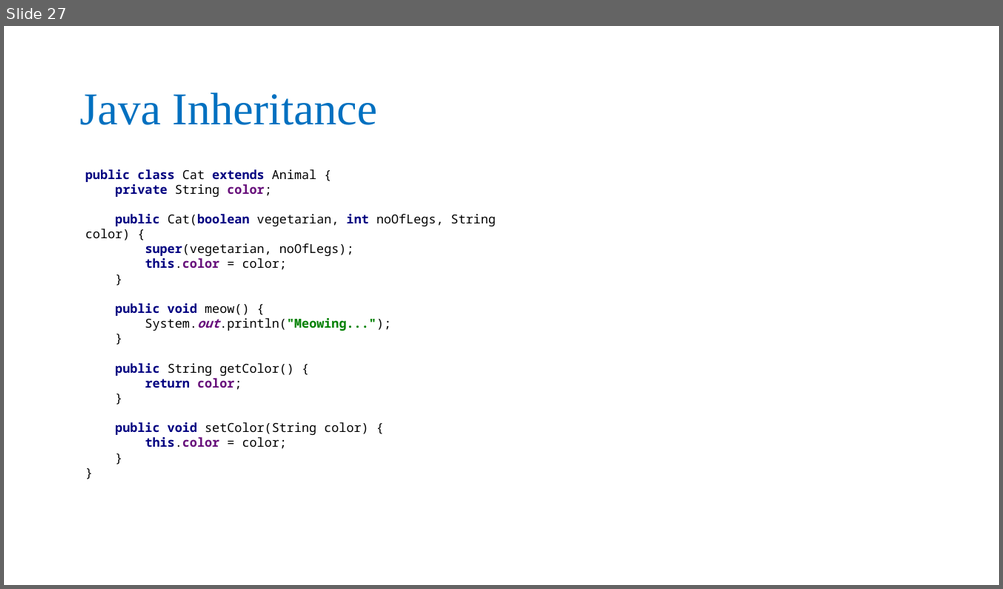
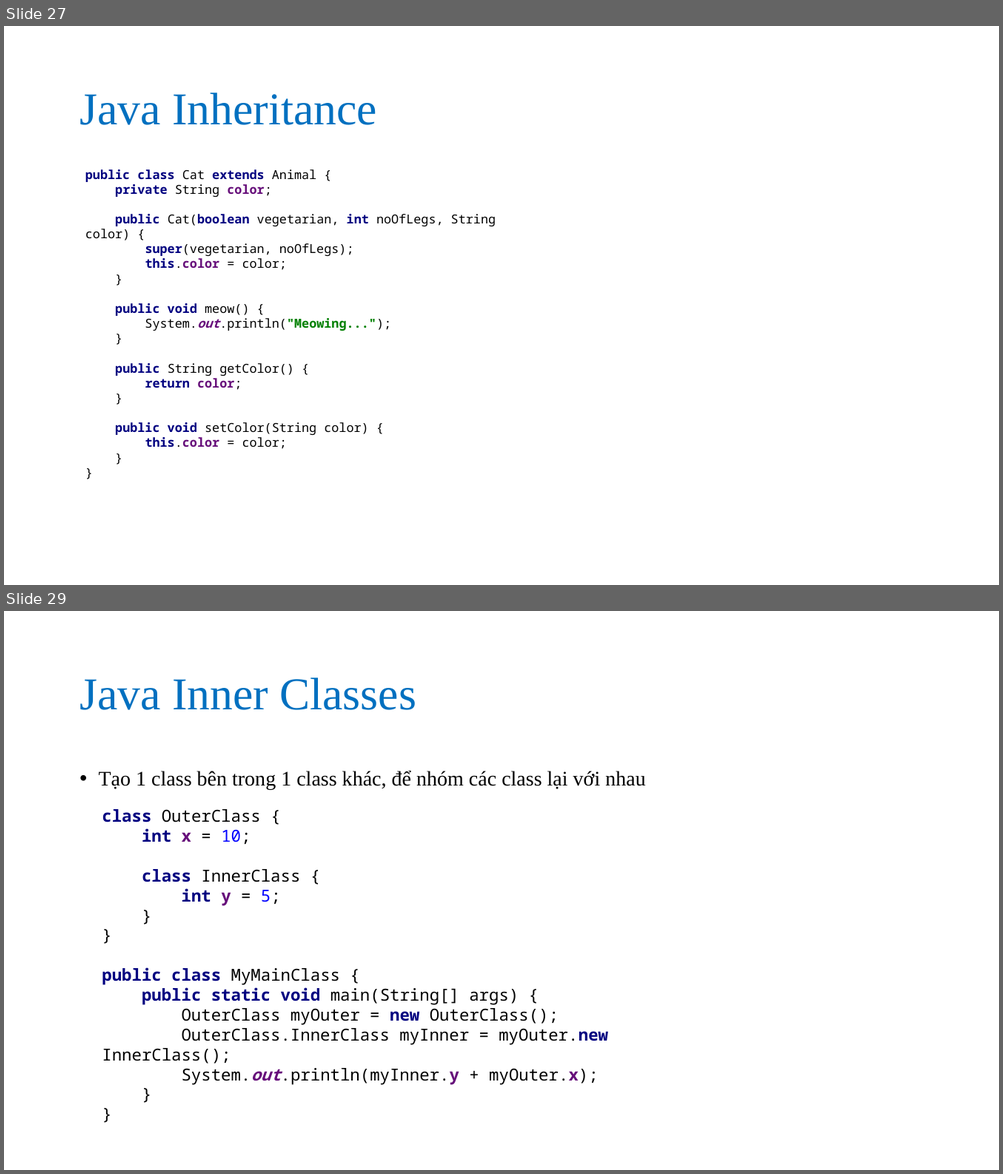
Before and after one commit to nguyenvanson332000/19jsp06, a slide deck: slides/java_core/java_oop.pptx. Shown one above the other, each under a label of ours: slide 27 before the commit, slides 27 and 29 after it; the slides between them are not shown. The pictures are 1003x589 and 1003x1174 pixels, drawn with LibreOffice and Linux fonts; fonts in the diff are those of the drawing. Boxes give left, top, right and bottom in pixels: in the first picture for what was removed or moved away, otherwise in the second. Text is boxed around its words. In the diff, an @@ line names an element or a change of style, - is before the commit and + after.

Commit message:
Java oop 2

```diff
--- a/slides/java_core/java_oop.pptx
+++ b/slides/java_core/java_oop.pptx
@@ slide 29 added at (4,611,999,1170), background #FFFFFF @@
@@ title added at (79,678,417,710), 44 pt, text #0070C0 @@
+Java Inner Classes
@@ text added at (99,770,645,790), 20 pt, text #000000 @@
+• Tạo 1 class bên trong 1 class khác, để nhóm các class lại với nhau
@@ text added at (102,809,608,1085), 16 pt, text #000000 @@
+class OuterClass {
+int x = 10;
+class InnerClass {
+int y = 5;
+}
+}
+public class MyMainClass {
+public static void main(String[] args) {
+OuterClass myOuter = new OuterClass();
+OuterClass.InnerClass myInner = myOuter.new InnerClass();
+System.out.println(myInner.y + myOuter.x);
+}
+}
```
Also in this commit, not shown: 4 other slides added.
